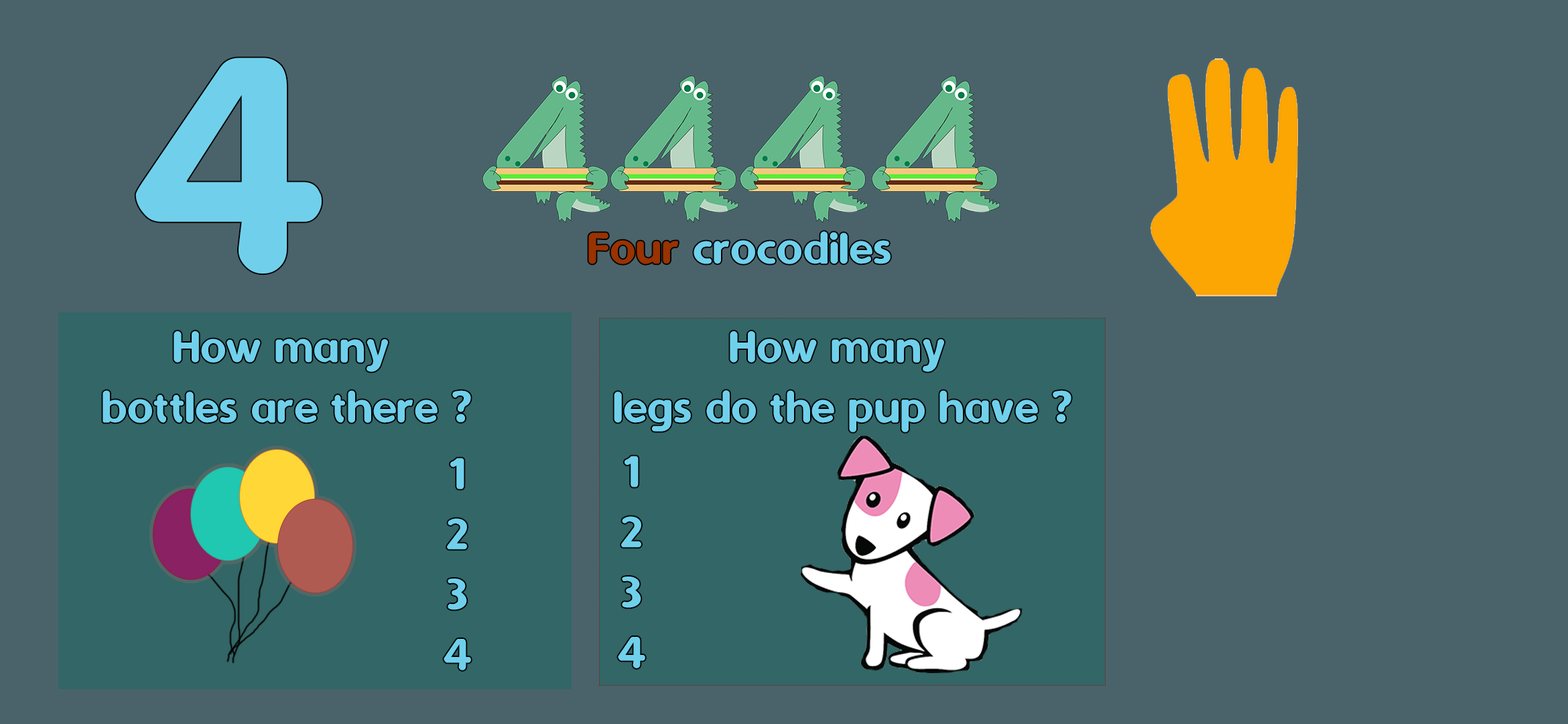
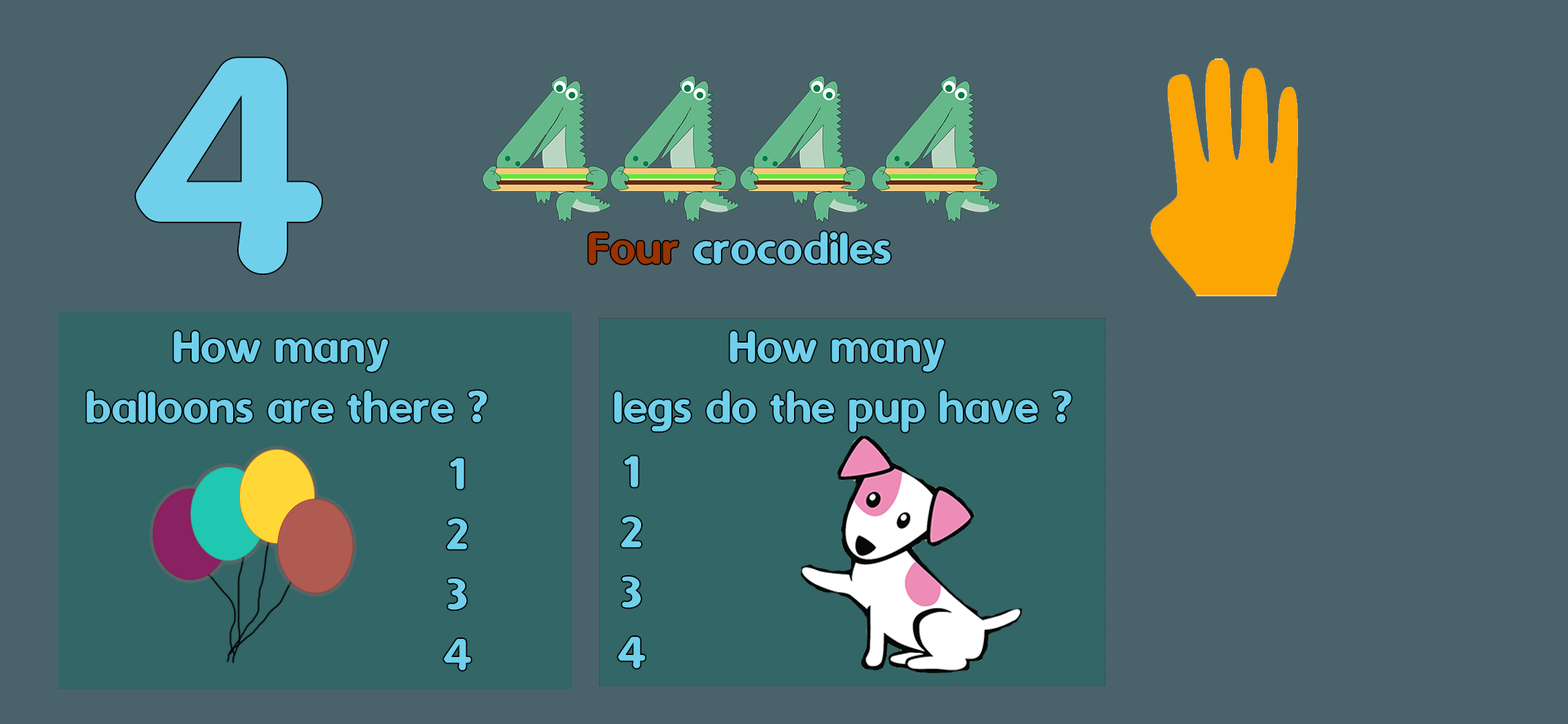
Two versions of the same layered image (1568×724). Layer-by-layer changes:
renamed "How many bottles are there ?" to "How many balloons are there ?", painted on it over [86, 388, 488, 423]
